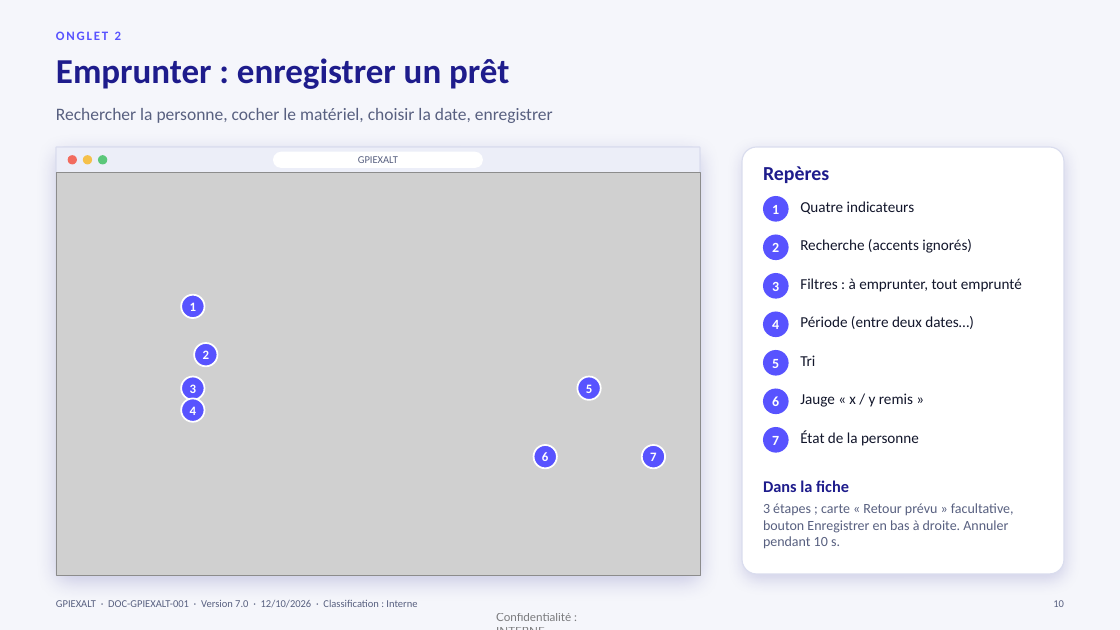
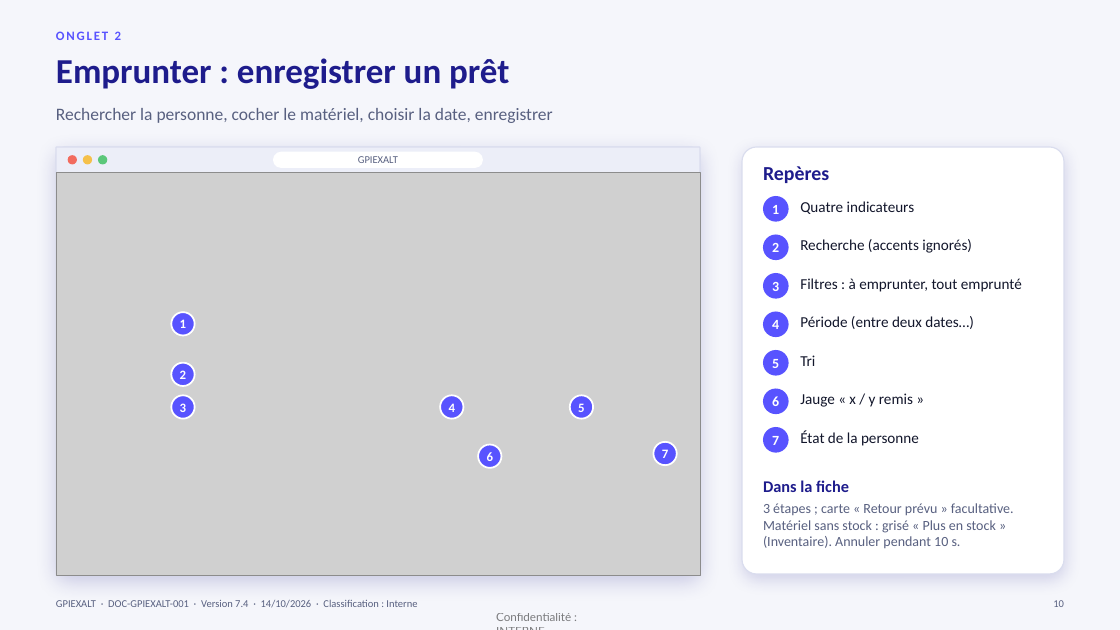
Before and after one commit to tesfamariam-exalt/myfirst-test, a slide deck: slide 10 of documentation/GPIEXALT_Documentation.pptx. Drawn at 1120x630 pixels with LibreOffice and Linux fonts; fonts in the diff are those of the drawing; grey boxes stand for pictures. Boxes give left, top, right and bottom in pixels: in the first picture for what was removed or moved away, otherwise in the second. Text is boxed around its words. In the diff, an @@ line names an element or a change of style, - is before the commit and + after.

```diff
--- a/documentation/GPIEXALT_Documentation.pptx
+++ b/documentation/GPIEXALT_Documentation.pptx
@@ ellipse "1": place and size @@
-ellipse "1" at <box>181,295,205,318</box>
+ellipse "1" at <box>171,313,195,336</box>
@@ ellipse "2": place and size @@
-ellipse "2" at <box>194,343,218,366</box>
+ellipse "2" at <box>171,363,195,386</box>
@@ ellipse "3": place and size @@
-ellipse "3" at <box>181,376,205,400</box>
+ellipse "3" at <box>171,396,195,419</box>
@@ ellipse "4": place and size @@
-ellipse "4" at <box>181,398,205,422</box>
+ellipse "4" at <box>440,396,464,419</box>
@@ ellipse "5": place and size @@
-ellipse "5" at <box>577,376,601,400</box>
+ellipse "5" at <box>570,396,593,419</box>
@@ ellipse "6": place and size @@
-ellipse "6" at <box>534,445,557,469</box>
+ellipse "6" at <box>478,444,502,468</box>
@@ ellipse "7": place and size @@
-ellipse "7" at <box>642,445,665,469</box>
+ellipse "7" at <box>654,442,677,465</box>
@@ text at <box>763,503,1014,548</box>: text changed @@
-3 étapes ; carte « Retour prévu » facultative, bouton Enregistrer en bas à droite. Annuler pendant 10 s.
+3 étapes ; carte « Retour prévu » facultative. Matériel sans stock : grisé « Plus en stock » (Inventaire). Annuler pendant 10 s.
@@ text at <box>56,600,417,608</box>: text changed @@
-GPIEXALT · DOC-GPIEXALT-001 · Version 7.0 · 12/10/2026 · Classification : Interne
+GPIEXALT · DOC-GPIEXALT-001 · Version 7.4 · 14/10/2026 · Classification : Interne
```
Also in this commit, not shown: 52 other slides changed, 4 slides added, 53 other files.
